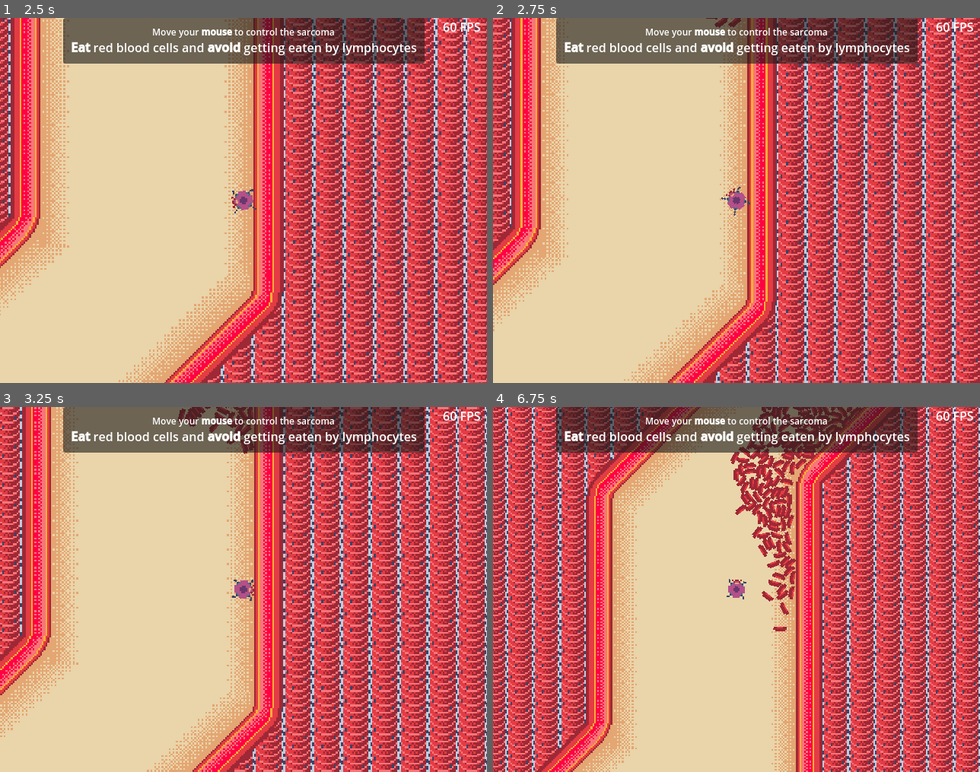
Above: before the commit, frames 1-4 (two rows, left to right).
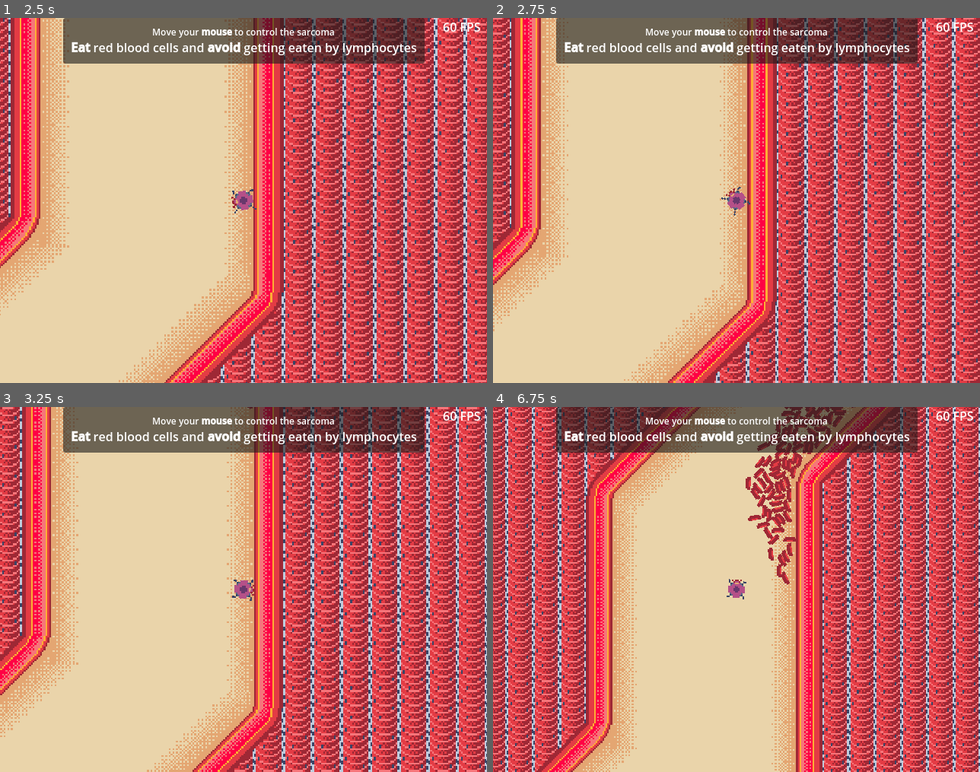
Above: after the commit, the same moments.

Repository: BertrandBordage/Bloody-Sarcoma
Game: Godot game, scene res://level_0.tscn
The game is run twice, just before and just after one commit, with the same random seed, the same clock (stepped at 60 frames per second) and the same inputs.
Inputs (mouse positions are in pixels of both pictures, inside the frame that each line leads up to):
- Up to frame 1 (2.5 s): move the mouse to (350, 182) at 0.52 s; click (350, 182) at 0.67 s; drag from (146, 218) to (258, 204) at 1.27 s; move the mouse to (292, 120) at 2.02 s; click (292, 120) at 2.17 s
- Up to frame 2 (2.75 s): no input
- Up to frame 3 (3.25 s): drag from (219, 662) to (243, 589) at 2.77 s
- Up to frame 4 (6.75 s): move the mouse to (882, 644) at 3.52 s; click (882, 644) at 3.67 s; drag from (590, 534) to (663, 498) at 4.27 s; move the mouse to (760, 589) at 5.02 s; click (760, 589) at 5.17 s; drag from (663, 498) to (741, 600) at 5.77 s; move the mouse to (843, 571) at 6.52 s; click (843, 571) at 6.67 s

Frame 1 is identical in both runs. In frame 2, less than 0.1% of the frame differs, in the area x 43-51%, y 0-3%; in frame 3, 0.6%; in frame 4, 3.6%, in the area x 48-76%, y 0-62%.

Commit message:
Small CPU optimization.

Diff:
--- a/autoload/SpawnedFlow.gd
+++ b/autoload/SpawnedFlow.gd
@@ -30,7 +30,6 @@
 var spawned_this_frame: bool = false
 
 
-# TODO: Spawn cells all AFTER the path as well. Ideally make the before/after decision based on current velocity.
 # TODO: Spawn non-player cancer cells depending on how many were dropped in a given area.
 
 
@@ -161,7 +160,7 @@
         spawned.rotation = randf_range(-PI, PI)
 
     spawned.linear_velocity = Vector2.UP.rotated(
-        spawn.get_rotation() + randf_range(-PI/4, PI/4)
+        spawn.get_rotation() + randf_range(-PI/2, PI/2)
     ) * Heartbeat.blood_pressure * (
         DOWNSTREAM_VELOCITY_MULTIPLIER if downstream
         else UPSTREAM_VELOCITY_MULTIPLIER
@@ -172,21 +171,23 @@
 
 func move_bodies_in_flow(paths: Array) -> void:
     for body in spawned_bodies:
-        var closest_curve: Curve2D
+        var closest_transform: Transform2D
         var closest_distance: float = INF
 
         for path in paths:
-            var point = path.global_position + path.curve.get_closest_point(body.global_position)
+            var curve = path.curve
+            var offset = curve.get_closest_offset(body.global_position)
+            var transform = curve.sample_baked_with_rotation(offset)
+            var point = path.global_position + transform.origin
             var distance = (point - body.global_position).length()
             if distance < closest_distance:
-                closest_curve = path.curve
+                closest_transform = transform
                 closest_distance = distance
 
         if closest_distance == INF:
             continue
 
-        var offset = closest_curve.get_closest_offset(body.global_position)
-        var flow_rotation: float = closest_curve.sample_baked_with_rotation(offset).get_rotation()
+        var flow_rotation: float = closest_transform.get_rotation()
         body.apply_force(
             Heartbeat.blood_pressure * Vector2.UP.rotated(flow_rotation)
         )
--- a/playable_cell_cluster.tscn
+++ b/playable_cell_cluster.tscn
@@ -5,7 +5,7 @@
 [ext_resource type="Script" path="res://Help.gd" id="3_pwehu"]
 
 [sub_resource type="RectangleShape2D" id="RectangleShape2D_0i2i1"]
-size = Vector2(352, 304)
+size = Vector2(416, 368)
 
 [node name="PlayableCellCluster" type="Node2D"]
 script = ExtResource("1_0yc8o")
@@ -32,7 +32,7 @@
 
 [node name="SpawnExclusionShape" type="CollisionPolygon2D" parent="Camera2D"]
 unique_name_in_owner = true
-polygon = PackedVector2Array(-144, -120, 144, -120, 144, 120, -144, 120)
+polygon = PackedVector2Array(-176, -152, 176, -152, 176, 152, -176, 152)
 
 [node name="SacrificeUI" type="CanvasLayer" parent="."]
 unique_name_in_owner = true
